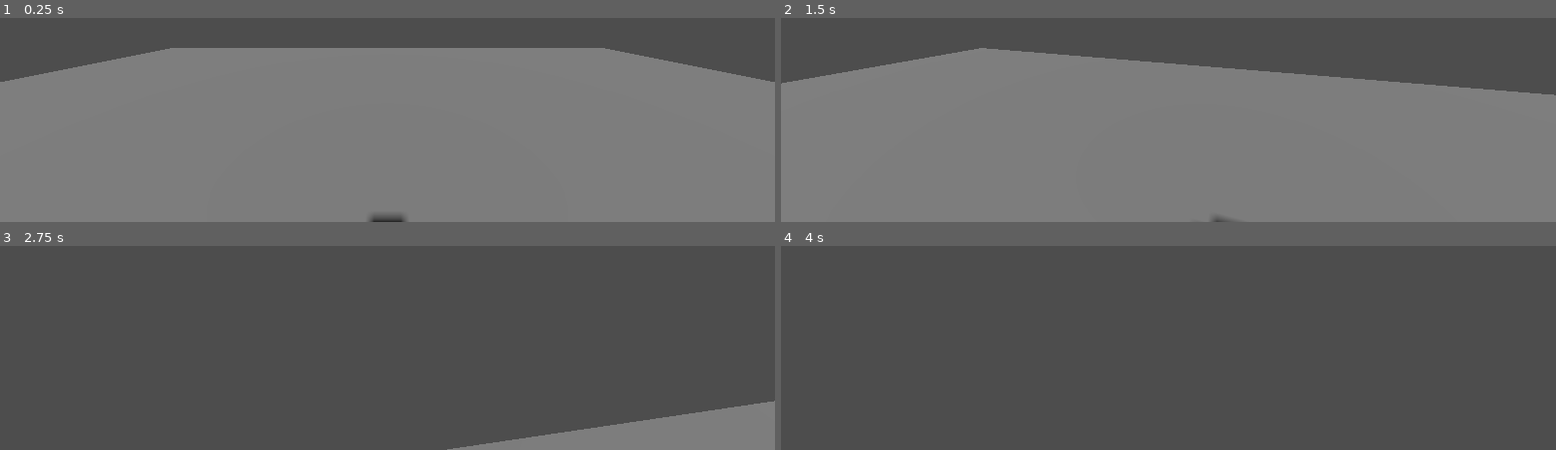
Above: before the commit, frames 1-4 (two rows, left to right).
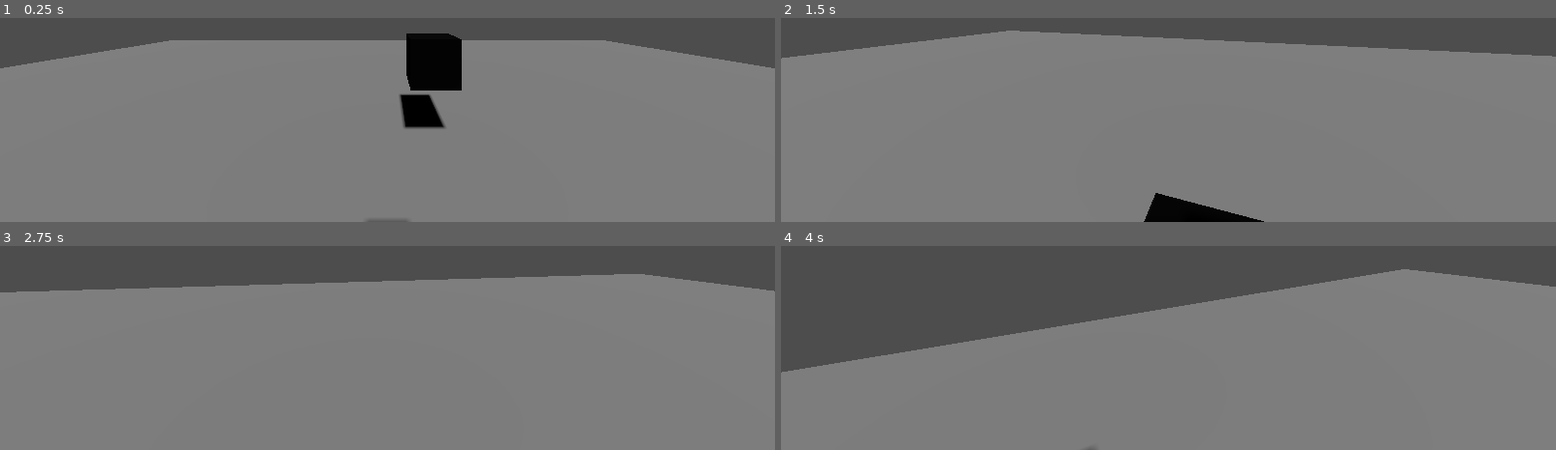
Above: after the commit, the same moments.

Repository: Juanxpeke/GD-Horror
Game: Godot game, scene res://Core/Maps/World.tscn
Same seed, same stepped clock (60 frames per second), same inputs: the game is played once before the commit and once after it.
Inputs (mouse positions are in pixels of both pictures, inside the frame that each line leads up to):
- Up to frame 1 (0.25 s): no input
- Up to frame 2 (1.5 s): move the mouse to (outside the picture) at 0.52 s; hold W (move_forward) from 0.53 s (still down); click (outside the picture) at 0.6 s; move the mouse to (outside the picture) at 1.27 s; click (outside the picture) at 1.35 s
- Up to frame 3 (2.75 s): keep holding W (move_forward); move the mouse to (outside the picture) at 2.02 s; click (outside the picture) at 2.1 s
- Up to frame 4 (4 s): keep holding W (move_forward); move the mouse to (outside the picture) at 2.77 s; click (outside the picture) at 2.85 s; move the mouse to (outside the picture) at 3.52 s; click (outside the picture) at 3.6 s

The runs differ from the first frame. In frame 1, 7.1% of the frame differs, in the area x 0-100%, y 7-100%; in frame 2, 14%; in frame 3, 77%, in the area x 0-100%, y 13-100%; in frame 4, 67%.

Commit message:
Added Basic Interactable Item
- Added pick and draggable features.
- Added a highlight material.

Diff:
--- /dev/null
+++ b/Core/Components/Pickables/Item/test_item.gd
@@ -0,0 +1,46 @@
+extends Node3D
+## Docstring
+
+#region Signals
+#endregion Signals
+
+#region Enums
+#endregion Enums
+
+#region Constants
+#endregion Constants
+
+#region Exports Variables
+@export var mesh : MeshInstance3D
+#endregion Exports Variables
+
+#region Public Variables
+#endregion Public Variables
+
+#region Private Variables
+#endregion Private Variables
+
+#region On Ready Variables
+@onready var highlight_material = preload("res://Core/Components/highlight_material.tres")
+#endregion On Ready Variables
+
+#region Built-in Virtual Methods
+func _ready() -> void:
+	pass
+
+func _process(delta : float) -> void:
+	pass
+#endregion Built-in Virtual Methods
+
+#region Public Methods
+#endregion Public Methods
+
+#region Private Methods
+func in_range() -> void:
+	print("in_range")
+	mesh.material_overlay = highlight_material
+
+func not_in_range() -> void:
+	print("not_in_range")
+	mesh.material_overlay = null
+#endregion Private Methods
--- /dev/null
+++ b/Core/Components/Pickables/Item/test_item.tscn
@@ -0,0 +1,26 @@
+[gd_scene load_steps=5 format=3 uid="uid://dsqsm4bv8ojnj"]
+
+[ext_resource type="Script" path="res://Core/Components/Pickables/Item/test_item.gd" id="1_qqbat"]
+
+[sub_resource type="StandardMaterial3D" id="StandardMaterial3D_vj528"]
+albedo_color = Color(0.0885599, 0.0885599, 0.0885599, 1)
+metallic = 1.0
+
+[sub_resource type="BoxMesh" id="BoxMesh_s3twx"]
+material = SubResource("StandardMaterial3D_vj528")
+size = Vector3(0.8, 0.8, 0.8)
+
+[sub_resource type="BoxShape3D" id="BoxShape3D_b3l4v"]
+size = Vector3(0.8, 0.8, 0.8)
+
+[node name="TestItem" type="RigidBody3D" node_paths=PackedStringArray("mesh")]
+lock_rotation = true
+script = ExtResource("1_qqbat")
+mesh = NodePath("MeshInstance3D")
+metadata/_edit_group_ = true
+
+[node name="MeshInstance3D" type="MeshInstance3D" parent="."]
+mesh = SubResource("BoxMesh_s3twx")
+
+[node name="CollisionShape3D" type="CollisionShape3D" parent="."]
+shape = SubResource("BoxShape3D_b3l4v")
--- /dev/null
+++ b/Core/Components/highlight_material.tres
@@ -0,0 +1,7 @@
+[gd_resource type="StandardMaterial3D" format=3 uid="uid://bubjrxo1v43jv"]
+
+[resource]
+transparency = 1
+albedo_color = Color(1, 1, 1, 0.0509804)
+emission_enabled = true
+emission = Color(0.621469, 1, 0.673785, 1)
--- a/Core/Entities/Player/Player.gd
+++ b/Core/Entities/Player/Player.gd
@@ -15,6 +15,8 @@
 const CAMERA_HORIZONTAL_ROTATION_SPEED : float = 0.005
 const CAMERA_VERTICAL_ROTATION_SPEED : float = 0.002
 const FRICTION_VALUE : float = 0.30
+
+const DRAG_SPEED_MULTIPLIER : float = 30.0
 #endregion Constants
 
 #region Exports Variables
@@ -25,10 +27,13 @@
 
 #region Private Variables
 var _gravity : float = 0.0
+var picked_object
 #endregion Private Variables
 
 #region On Ready Variables
 @onready var head_pivot : Node3D = %HeadPivot
+@onready var interaction : RayCast3D = %Interaction
+@onready var hand : Marker3D = %Hand
 #endregion On Ready Variables
 
 #region Built-in Virtual Methods
@@ -60,6 +65,12 @@
 
 	move_and_slide()
 
+	# Moving picked item
+	if picked_object != null:
+		var a = picked_object.global_transform.origin
+		var b = hand.global_transform.origin
+		picked_object.set_linear_velocity((b-a) * DRAG_SPEED_MULTIPLIER)
+
 func _input(event : InputEvent) -> void:
 	if event is InputEventMouseMotion:
 		var horizontal_plane_rotation : float = event.relative.x * CAMERA_HORIZONTAL_ROTATION_SPEED * -1
@@ -67,10 +78,29 @@
 
 		rotate_y(horizontal_plane_rotation)
 		head_pivot.rotate_x(vertical_plane_rotation)
+
+	if Input.is_action_just_pressed("pick_item") and picked_object == null:
+		print("input picked item")
+		pick_object()
+	elif Input.is_action_just_pressed("pick_item"):
+		print("input drop item")
+		picked_object = null
 #endregion Built-in Virtual Methods
 
 #region Public Methods
 #endregion Public Methods
 
 #region Private Methods
+func pick_object():
+	if interaction.is_colliding():
+		print("Is colliding")
+		picked_object = interaction.get_collider()
+		if picked_object != null and picked_object is RigidBody3D:
+			print(picked_object)
+			print("Detected item")
+			#picked_object.position = hand.position
+		else:
+			print("Not detected item")
+	else:
+		print("Not colliding")
 #endregion Private Methods
--- a/Core/Entities/Player/Player.tscn
+++ b/Core/Entities/Player/Player.tscn
@@ -1,6 +1,7 @@
-[gd_scene load_steps=4 format=3 uid="uid://c0iq20sd7m7o0"]
+[gd_scene load_steps=5 format=3 uid="uid://c0iq20sd7m7o0"]
 
 [ext_resource type="Script" path="res://Core/Entities/Player/Player.gd" id="1_1r26l"]
+[ext_resource type="Script" path="res://Core/Entities/Player/interaction.gd" id="2_bvb30"]
 
 [sub_resource type="CapsuleShape3D" id="CapsuleShape3D_3k7nc"]
 
@@ -22,3 +23,13 @@
 [node name="Camera" type="Camera3D" parent="HeadPivot"]
 current = true
 fov = 90.0
+
+[node name="Interaction" type="RayCast3D" parent="HeadPivot/Camera"]
+unique_name_in_owner = true
+transform = Transform3D(1, 0, 0, 0, -4.37114e-08, -1, 0, 1, -4.37114e-08, 0, 0, -0.2242)
+target_position = Vector3(0, -1.3, 0)
+script = ExtResource("2_bvb30")
+
+[node name="Hand" type="Marker3D" parent="HeadPivot/Camera"]
+unique_name_in_owner = true
+transform = Transform3D(5, 0, 0, 0, 5, 0, 0, 0, 5, 0, 0, -2.34231)
--- /dev/null
+++ b/Core/Entities/Player/interaction.gd
@@ -0,0 +1,44 @@
+extends RayCast3D
+## Docstring
+
+#region Signals
+#endregion Signals
+
+#region Enums
+#endregion Enums
+
+#region Constants
+#endregion Constants
+
+#region Exports Variables
+#endregion Exports Variables
+
+#region Public Variables
+#endregion Public Variables
+
+#region Private Variables
+#endregion Private Variables
+
+#region On Ready Variables
+@onready var actual_collider : RigidBody3D = get_collider()
+#endregion On Ready Variables
+
+#region Built-in Virtual Methods
+func _ready() -> void:
+	pass
+
+func _physics_process(delta : float) -> void:
+	var new_collider = get_collider()
+	if new_collider != actual_collider:
+		if actual_collider != null:
+			actual_collider.not_in_range()
+		actual_collider = new_collider
+		if new_collider != null:
+			new_collider.in_range()
+#endregion Built-in Virtual Methods
+
+#region Public Methods
+#endregion Public Methods
+
+#region Private Methods
+#endregion Private Methods
--- a/Core/Maps/World.tscn
+++ b/Core/Maps/World.tscn
@@ -1,19 +1,20 @@
-[gd_scene load_steps=4 format=3 uid="uid://bmkct1k6278t8"]
+[gd_scene load_steps=5 format=3 uid="uid://bmkct1k6278t8"]
 
 [ext_resource type="PackedScene" uid="uid://c0iq20sd7m7o0" path="res://Core/Entities/Player/Player.tscn" id="1_j28u4"]
+[ext_resource type="PackedScene" uid="uid://dsqsm4bv8ojnj" path="res://Core/Components/Pickables/Item/test_item.tscn" id="2_0mq3r"]
 
 [sub_resource type="BoxShape3D" id="BoxShape3D_4nl04"]
-size = Vector3(10, 1, 10)
+size = Vector3(30, 1, 30)
 
 [sub_resource type="BoxMesh" id="BoxMesh_afef1"]
-size = Vector3(10, 1, 10)
+size = Vector3(30, 1, 30)
 
 [node name="World" type="Node3D"]
 
 [node name="Player" parent="." instance=ExtResource("1_j28u4")]
 
 [node name="StaticBody3D" type="StaticBody3D" parent="."]
-transform = Transform3D(2, 0, 0, 0, 1, 0, 0, 0, 2, 0, -1.54635, 0)
+transform = Transform3D(1, 0, 0, 0, 1, 0, 0, 0, 1, 0, -2.07837, 0)
 metadata/_edit_group_ = true
 
 [node name="CollisionShape3D" type="CollisionShape3D" parent="StaticBody3D"]
@@ -26,3 +27,6 @@
 transform = Transform3D(1, 0, 0, 0, 0.707107, 0.707107, 0, -0.707107, 0.707107, 0, 0, 0)
 shadow_enabled = true
 shadow_bias = 1.817
+
+[node name="TestItem" parent="." instance=ExtResource("2_0mq3r")]
+transform = Transform3D(1, 0, 0, 0, 1, 0, 0, 0, 1, 0.765356, 0.220643, -3.82959)
--- a/project.godot
+++ b/project.godot
@@ -41,3 +41,8 @@
 "events": [Object(InputEventKey,"resource_local_to_scene":false,"resource_name":"","device":-1,"window_id":0,"alt_press …(192 unchanged characters)…
 ]
 }
+pick_item={
+"deadzone": 0.5,
+"events": [Object(InputEventMouseButton,"resource_local_to_scene":false,"resource_name":"","device":-1,"window_id":0,"alt_pressed":false,"shift_pressed":false,"ctrl_pressed":false,"meta_pressed":false,"button_mask":0,"position":Vector2(0, 0),"global_position":Vector2(0, 0),"factor":1.0,"button_index":1,"canceled":false,"pressed":false,"double_click":false,"script":null)
+]
+}
